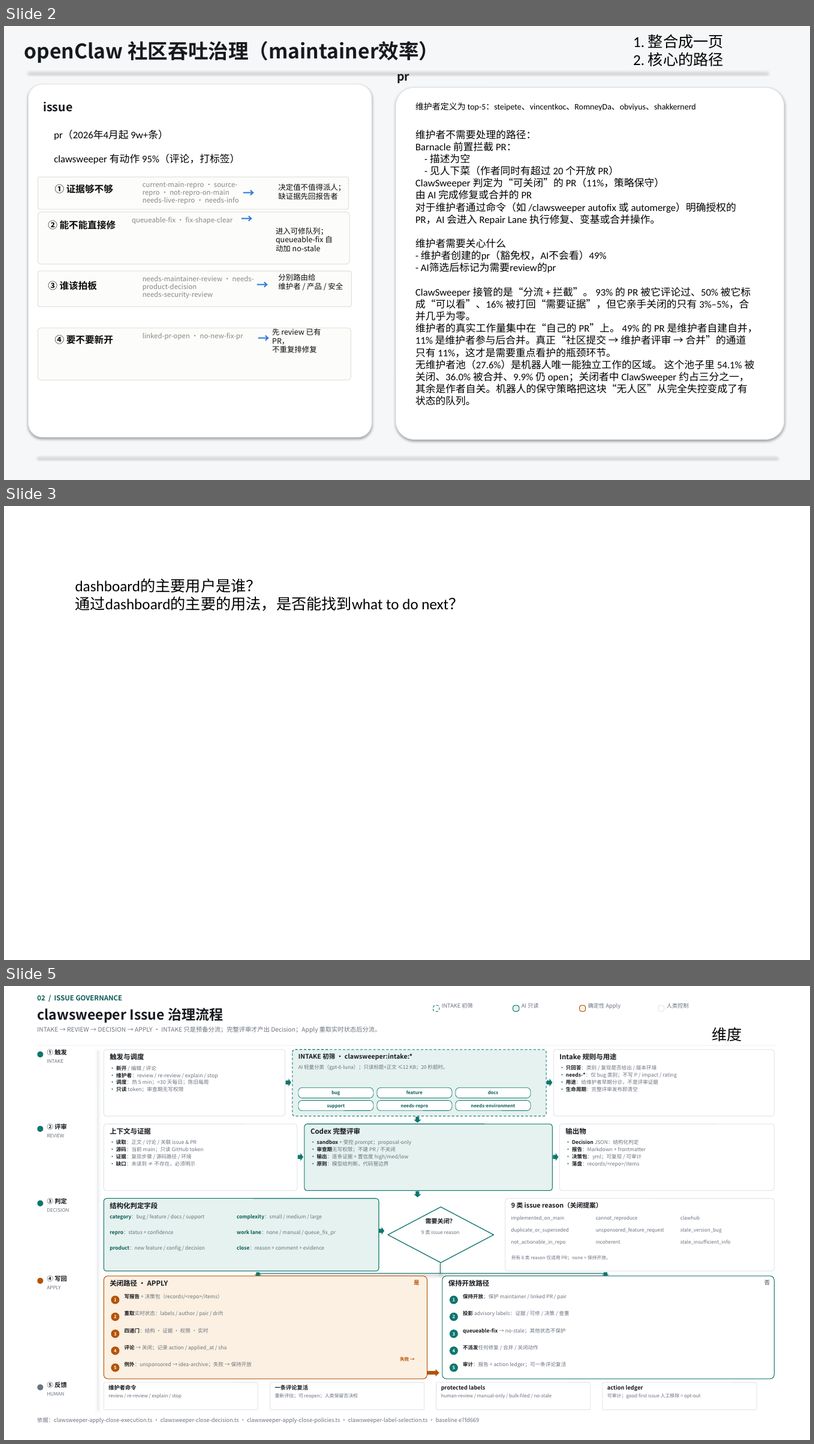
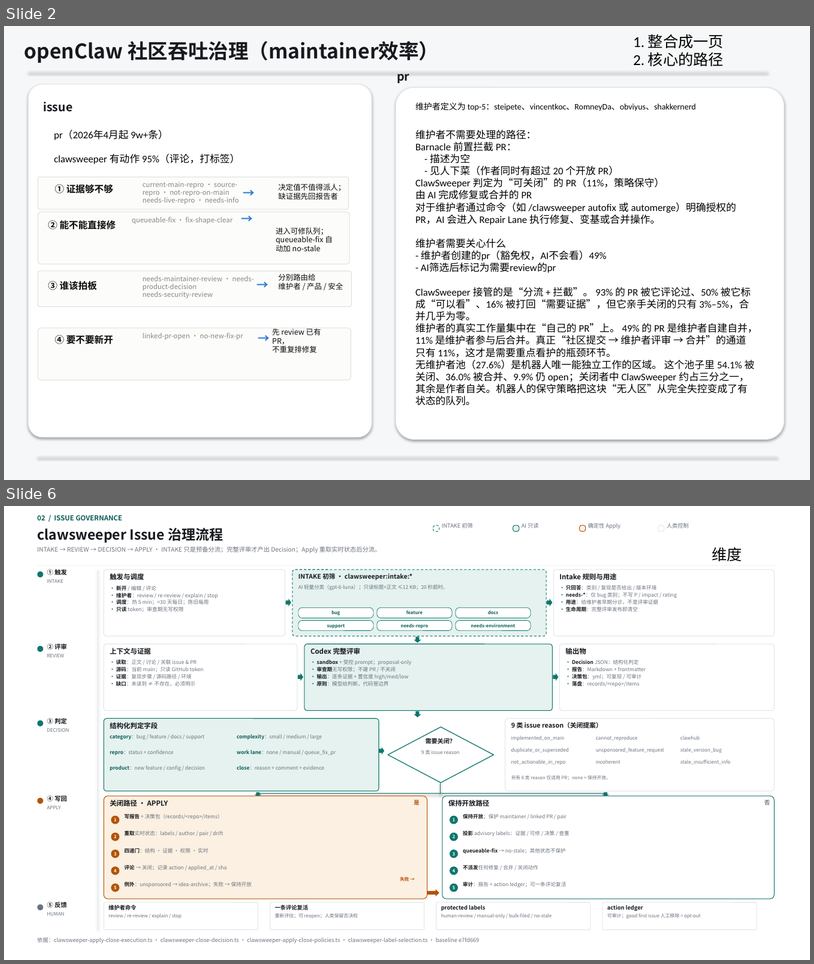
Before and after one commit to drizzlezyk/insight2026, a slide deck: research/maintainer-trust-efficiency.pptx. Shown one above the other, each under a label of ours: slides 2, 3 and 5 before the commit, slides 2 and 6 after it; the slides between them are not shown. The pictures are 814x1444 and 814x964 pixels, drawn with LibreOffice and Linux fonts; fonts in the diff are those of the drawing. Boxes give left, top, right and bottom in pixels: in the first picture for what was removed or moved away, otherwise in the second. Text is boxed around its words. In the diff, an @@ line names an element or a change of style, - is before the commit and + after.

```diff
--- a/research/maintainer-trust-efficiency.pptx
+++ b/research/maintainer-trust-efficiency.pptx
@@ slide 3 removed at bbox=[4, 506, 810, 960], background #FFFFFF @@
@@ text removed at bbox=[75, 579, 464, 611] @@
-dashboard的主要用户是谁？
-通过dashboard的主要的用法，是否能找到what to do next？
@@ what was slide 5 is now slide 6 @@
```
Also in this commit, not shown: 2 slides added, 3 other files.
